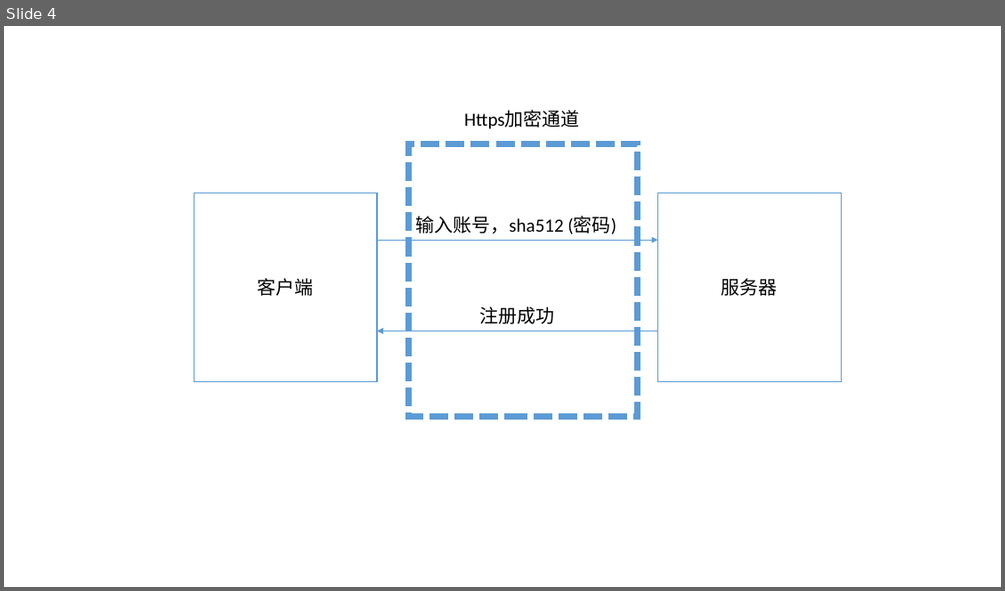
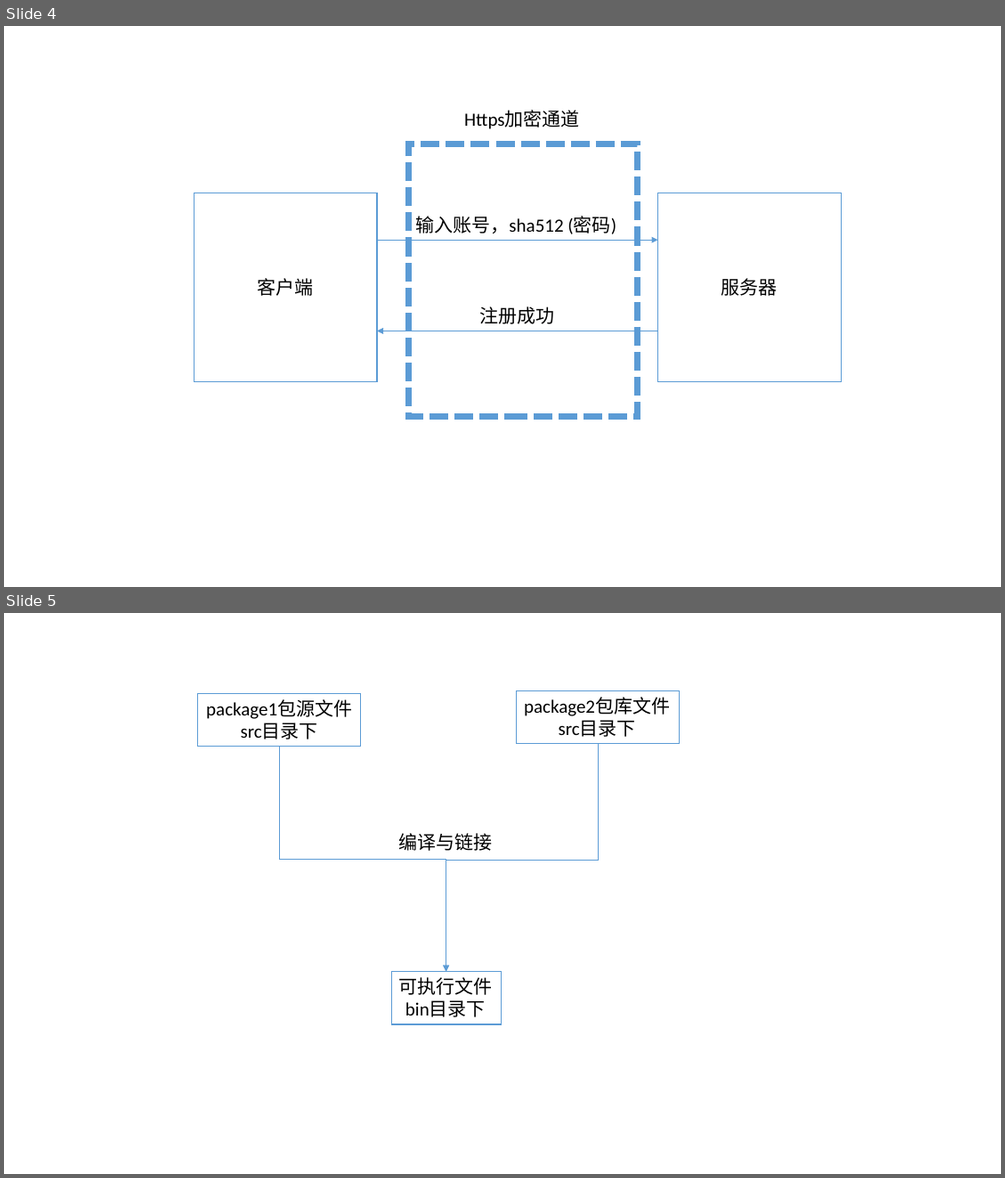
Before and after one commit to yankaics/fishedee.github.io, a slide deck: 图片.pptx. Shown one above the other, each under a label of ours: slide 4 before the commit, slides 4 and 5 after it. The pictures are 1005x591 and 1005x1178 pixels, drawn with LibreOffice and Linux fonts; fonts in the diff are those of the drawing. Boxes give left, top, right and bottom in pixels: in the first picture for what was removed or moved away, otherwise in the second. Text is boxed around its words. In the diff, an @@ line names an element or a change of style, - is before the commit and + after.

Commit message:
加入golang的编译提速优化

```diff
--- a/图片.pptx
+++ b/图片.pptx
@@ slide 5 added at [4, 613, 1001, 1174], background #FFFFFF @@
@@ group added at [198, 690, 680, 1024]: 3 rectangles, 2 elbow arrows, 1 text @@
+package1包源文件
+src目录下
+可执行文件
+bin目录下
+package2包库文件
+src目录下
+编译与链接
```
Also in this commit, not shown: 2 other slides added, 8 other files.
